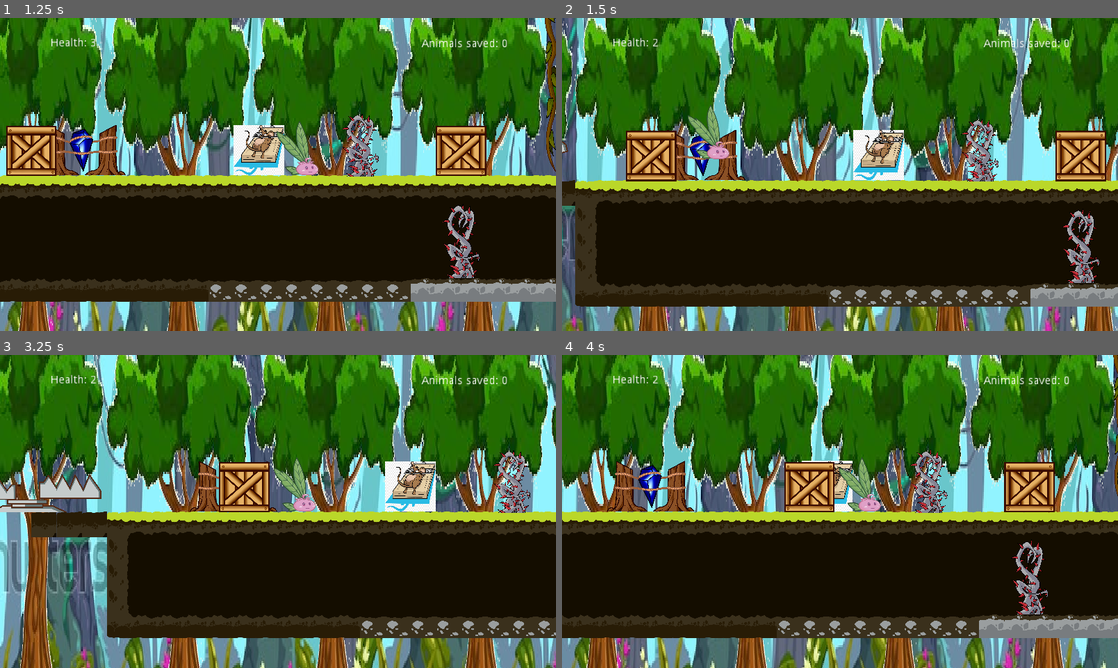
Above: before the commit, frames 1-4 (two rows, left to right).
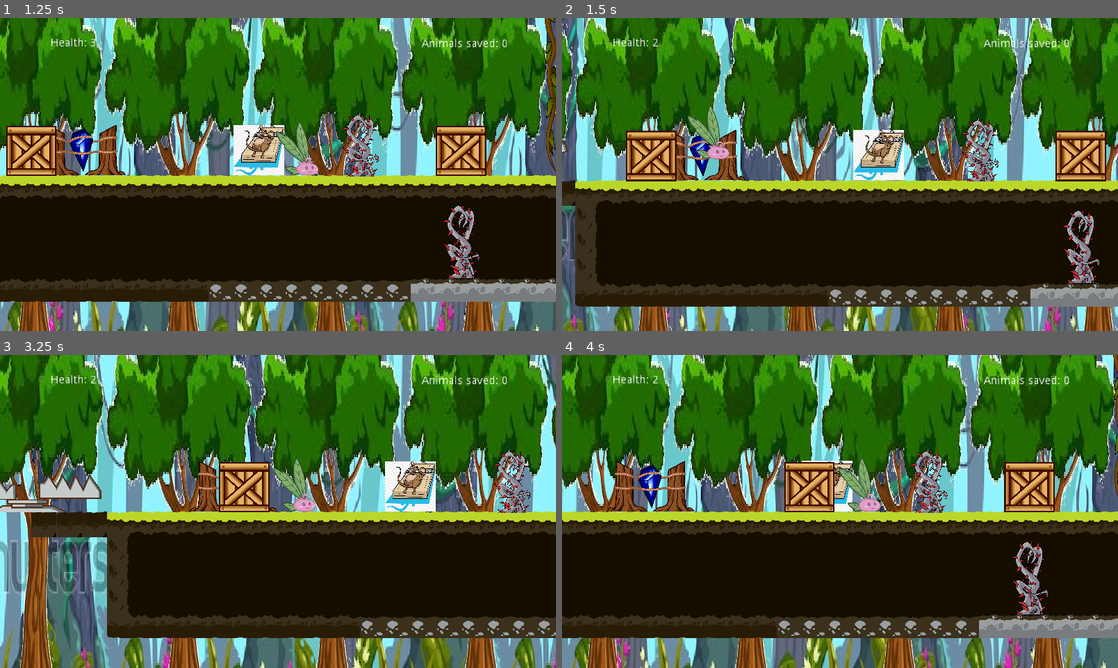
Above: after the commit, the same moments.

Repository: DamianKoch1/OnionsAdventure
Game: Godot game, scene res://Levels/Prototype 0.tscn
Two runs of this game, one before a commit and one after it. Both use one fixed random seed, a clock stepped at 60 frames per second and the inputs below. This scene is started directly instead of the project's main scene.
Inputs:
- Up to frame 1 (1.25 s): hold Right (ui_right) from 0.53 s (still down); tap E (push) at 0.6 s; tap Space (jump) at 0.77, 0.8, 1.07 s
- Up to frame 2 (1.5 s): keep holding Right (ui_right); tap Space (jump) at 1.35 s
- Up to frame 3 (3.25 s): tap Space (jump) at 1.52, 1.82, 2.3, 3.02 s; tap E (push) at 1.55, 2.1, 2.85 s; release Right (ui_right) at 2.03 s; hold Left (ui_left) 2.03-2.78 s; hold Right (ui_right) from 2.78 s (still down)
- Up to frame 4 (4 s): keep holding Right (ui_right); tap Space (jump) at 3.32, 3.6, 3.77 s

Frame 1 is identical in both runs. In frame 2, less than 0.1% of the frame differs, in the area x 13-98%, y 36-52%; in frame 3, less than 0.1%, in the area x 2-95%, y 0-98%; in frame 4, less than 0.1%.

Commit message:
moved node variables in each class to variables to global class, makes objects more independent

Diff:
--- a/Enemies/Enemy.gd
+++ b/Enemies/Enemy.gd
@@ -31,7 +31,7 @@
 			if i >= 20*PI:
 				i = 0
 			pathfollow.unit_offset = acos(cos(i)) / acos(cos(PI))
-		#move from a to a on a path
+		#move from a to a if on a closed path
 		elif pathLooped == true:
 			if i >= 20:
 				i = 0
@@ -56,5 +56,5 @@
 
 func _on_Area2D_body_entered(body):
 	colliding = true
-	if body.name == "Onion":
+	if body == global.player:
 		body.health -= 1
--- a/Enemies/FollowingEnemy.gd
+++ b/Enemies/FollowingEnemy.gd
@@ -1,6 +1,6 @@
 extends "res://Enemies/Enemy.gd"
 
-var player
+
 var startpos
 onready var following = false
 
@@ -38,8 +38,8 @@
 		motion.y += gravity
 		#move towards player if in range
 		if following == true:
-			motion.x = (player.global_position.x - $Enemy.global_position.x)*speed
-			if startpos.distance_to(player.global_position) > loseAggroDistance:
+			motion.x = (global.player.global_position.x - $Enemy.global_position.x)*speed
+			if startpos.distance_to(global.player.global_position) > loseAggroDistance:
 				following = false
 		#move to original position
 		else:
@@ -47,12 +47,11 @@
 		motion = $Enemy.move_and_slide(motion)
 
 func _on_Area2D_body_entered(body):
-	if body.name == "Onion":
+	if body == global.player:
 		body.health -= 1
 
 
 func _on_VisionRange_body_entered(body):
-	if body.name == "Onion":
-		player = body
+	if body == global.player:
 		if following == false:
 			following = true
--- a/Enemies/Worm.gd
+++ b/Enemies/Worm.gd
@@ -1,7 +1,6 @@
 extends "res://Enemies/Enemy.gd"
 
 onready var diggedOut = false
-onready var player = get_parent().find_node("Onion")
 var startpos
 var diggedOutPos
 
@@ -9,7 +8,7 @@
 	startpos = global_position
 	diggedOutPos = $diggedOutPos.global_position
 	i = 0
-	player.connect("loseHp", self, "digDown")
+	global.player.connect("loseHp", self, "digDown")
 
 func _unique_process(delta):
 	#dig in/out of ground depending on player entering different areas
@@ -23,19 +22,19 @@
 
 
 func _on_Area2D_body_entered(body):
-	if body.name == "Onion":
+	if body == global.player:
 		body.health -= 1
 		digDown()
 
 
 func _on_detectRange_body_entered(body):
-	if body.name == "Onion" && diggedOut == false:
+	if body == global.player && diggedOut == false:
 		diggedOut = true
 		i = 0
 
 
 func _on_visionRange_body_entered(body):
-	if body.name == "Onion" && diggedOut == true:
+	if body == global.player && diggedOut == true:
 		digDown()
 
 func digDown():
--- a/Objects/Bouncer/Bouncer.gd
+++ b/Objects/Bouncer/Bouncer.gd
@@ -3,6 +3,7 @@
 export var maxBounceStr = 900
 
 func _on_Bouncer_body_entered(body):
-	if body.name == "Onion":
+	#if body.name == "Onion":
+	if body == global.player:
 		if body.motion.y > 0:
 			body.bounce(min(body.motion.y+5*body.gravity, maxBounceStr))
--- a/Objects/Box/Box.gd
+++ b/Objects/Box/Box.gd
@@ -1,7 +1,6 @@
 extends KinematicBody2D
 
 var motion = Vector2()
-var player
 export var brakeSpeed = 0.08
 onready var isPushed = false
 export var gravity = 12
@@ -12,6 +11,7 @@
 
 
 func _ready():
+	global.player.connect("loseHp", self, "resetPos")
 	getpos()
 
 func getpos():
@@ -22,33 +22,29 @@
 	motion.y += gravity
 	#move with player if being pushed
 	if isPushed == true:
-		motion.x = player.motion.x
-		if abs(player.motion.y) > 60 || abs(motion.y) > 60 || global_position.distance_to(player.global_position) > distance + 30:
+		motion.x = global.player.motion.x
+		if abs(global.player.motion.y) > 60 || abs(motion.y) > 60 || global_position.distance_to(global.player.global_position) > distance + 30:
 			isPushed = false
 	else:
 		motion.x = lerp(motion.x, 0, brakeSpeed)
 	motion = move_and_slide(motion)
 
 func _on_Area2D_body_entered(body):
-	if body.name == "Onion":
-		if player == null:
-			player = body
-			player.connect("loseHp", self, "resetPos")
 		#can press "push"button to push when in range
 		if Input.is_action_just_pressed("push"):
 			if isPushed == true:
 				isPushed = false
 			elif isPushed == false:
 				isPushed = true
-				global_position.x = global_position.x + (global_position.x - player.global_position.x)/4.2
-				distance = abs(global_position.x - player.global_position.x)
+				global_position.x = global_position.x + (global_position.x - global.player.global_position.x)/4.2
+				distance = abs(global_position.x - global.player.global_position.x)
 
 func rayUpdate():
 	#find first object ray downwards hits
 	ray.force_raycast_update()
 	if ray.is_colliding():
 		var col = ray.get_collider()
-		if col.get_class() == "Area2D" || col.name == "Onion":
+		if col.get_class() == "Area2D" || col == global.player:
 			ray.add_exception(col)
 		if global_position.distance_to(ray.get_collision_point()) <= 40:
 			attachTo(col)
@@ -69,6 +65,6 @@
 	global_position = startpos
 
 func _on_damageArea_body_entered(body):
-	if body.name == "Onion":
+	if body == global.player:
 		if motion.y >= 70:
 			body.health = max(body.health - 1, 0)
--- a/Objects/Checkpoint/Checkpoint.gd
+++ b/Objects/Checkpoint/Checkpoint.gd
@@ -1,17 +1,9 @@
 extends Area2D
 
-var spawnpoint
-
-func _ready():
-	#find the spawnpoint node, works if spawnpoint is child of 1st or 2nd parent of self
-	if spawnpoint == null:
-		spawnpoint = get_parent().find_node("Spawnpoint")
-		if spawnpoint == null:
-			spawnpoint = get_parent().get_parent().find_node("Spawnpoint")
 
 func _on_Checkpoint_body_entered(body):
-	if body.name == "Onion":
+	if body == global.player:
 		#move spawnpoint to checkpoint position
-		spawnpoint.global_position = global_position
+		global.spawnpoint.global_position = global_position
 		body.health = global.maxHealth
 		queue_free()
--- a/Objects/Goal/Goal.gd
+++ b/Objects/Goal/Goal.gd
@@ -1,7 +1,7 @@
 extends Area2D
 
 func _on_Goal_body_entered(body):
-	if body.name == "Onion":
+	if body == global.player:
 			loadNextLevel()
 
 func loadNextLevel():
--- a/Objects/Ladder/Ladder.gd
+++ b/Objects/Ladder/Ladder.gd
@@ -1,10 +1,10 @@
 extends Area2D
 
 func _on_Ladder_body_entered(body):
-	if body.name == "Onion":
+	if body == global.player:
 		body.rope = self
 		body.setState(body.climb)
 
 func _on_Ladder_body_exited(body):
-	if body.name == "Onion":
+	if body == global.player:
 		body.setState(body.fall)
--- a/Objects/Obstacles/DamagingObstacle.gd
+++ b/Objects/Obstacles/DamagingObstacle.gd
@@ -1,8 +1,5 @@
 extends Sprite
 
-onready var spawnpoint = get_parent().find_node("Spawnpoint")
-
-
 func _on_Trigger_body_entered(body):
-	if body.name == "Onion":
+	if body == global.player:
 		body.health -= 1
--- a/Objects/Rope/Rope.gd
+++ b/Objects/Rope/Rope.gd
@@ -3,7 +3,7 @@
 export var swingDegrees = 30
 export var swingSpeed = 0.03
 onready var swingAmount = 0
-var player
+
 
 func _physics_process(delta):
 	#pendulum rotation
@@ -13,13 +13,12 @@
 	rotation_degrees = swingDegrees*sin(swingAmount)
 
 func _on_Area2D_body_entered(body):
-	if body.name == "Onion":
-		player = body
+	if body == global.player:
 		body.setState(body.climb)
 		body.rope = self
 
 func _on_Area2D_body_exited(body):
-	if body.name == "Onion":
-		player.setState(player.jump)
+	if body == global.player:
+		global.player.setState(global.player.jump)
 		#bounce when player leaves rope
-		player.bounce(min(abs(rotation_degrees)*660*swingSpeed, 600))
+		global.player.bounce(min(abs(rotation_degrees)*660*swingSpeed, 600))
--- a/Objects/Spawnpoint/Spawnpoint.gd
+++ b/Objects/Spawnpoint/Spawnpoint.gd
@@ -1,15 +1,15 @@
 extends Node2D
 
-var player
+
 
 func _ready():
+	global.spawnpoint = self
 	#make player respawn at own position when taking damage
-	player = get_parent().find_node("Onion")
-	player.connect("loseHp", self, "respawn")
+	global.player.connect("loseHp", self, "respawn")
 
 func respawn():
-	if player.health > 0:
-		player.global_transform = global_transform
-		player.rotation_degrees = 0
-		player.global_scale.x = 0.5
-		player.global_scale.y = 0.5
+	if global.player.health > 0:
+		global.player.global_transform = global_transform
+		global.player.rotation_degrees = 0
+		global.player.global_scale.x = 0.5
+		global.player.global_scale.y = 0.5
--- a/Objects/Trap/Trap.gd
+++ b/Objects/Trap/Trap.gd
@@ -2,7 +2,6 @@
 
 var triggered = false
 onready var snappedBody = $triggeredTrap/CollisionShape2D
-var player
 var triggerCD = 0
 onready var boxPacked = preload("res://Objects/Box/Box.tscn")
 
@@ -12,7 +11,7 @@
 	#hurt player or remove box that triggered trap, called by snap animation
 	if obj != null:
 		snappedBody.disabled = false
-		if obj.name == "Onion":
+		if obj == global.player:
 			obj.health -= 1
 		else:
 			if obj.get_filename() == boxPacked.get_path():
@@ -20,14 +19,7 @@
 
 
 func _ready():
-	#find the player node, works if player is child of 1st or 2nd parent of trap (self)
-	if player == null:
-		player = get_parent().find_node("Onion")
-		if player == null:
-			player = get_parent().get_parent().find_node("Onion")
-			player.connect("loseHp", self, "open")
-		else:
-			player.connect("loseHp", self, "open")
+	global.player.connect("loseHp", self, "open")
 	#disable body of triggered trap
 	snappedBody.disabled = true
 
@@ -40,7 +32,6 @@
 	#make trap snap if triggered
 	if triggered == false && triggerCD == 0:
 		if body.name != "StaticBody2D" && body.name != "TileMap":
-
 			triggerCD = 1
 			triggered = true
 			obj = body
@@ -51,7 +42,7 @@
 	#open trap on player respawn
 	triggerCD = 1
 	if obj != null:
-		if obj.get_filename() == boxPacked.get_path() && player.health >= 1:
+		if obj.get_filename() == boxPacked.get_path() && global.player.health >= 1:
 			var box = boxPacked.instance()
 			get_tree().get_root().add_child(box)
 			box.global_position = obj.startpos
--- a/Objects/interactable NPCs/Biewe/Biewe.gd
+++ b/Objects/interactable NPCs/Biewe/Biewe.gd
@@ -14,7 +14,8 @@
 
 func _on_Area2D_body_entered(body):
 	#call flee function in enemies in range if triggered by player while cooldown is 0
-	if body.name == "Onion" && cd == 0:
+	#if body.name == "Onion" && cd == 0:
+	if body == global.player && cd == 0:
 		cd = bieweCooldown
 		for i in range(0, enemies.size()):
 			if enemies[i].global_position.distance_to(global_position) <= bieweRange:
--- a/Objects/interactable NPCs/FireSalamander/FireSalamander.gd
+++ b/Objects/interactable NPCs/FireSalamander/FireSalamander.gd
@@ -10,14 +10,13 @@
 
 func _ready():
 	if objToDestroyPath != null:
+		global.player.connect("loseHp", self, "resetObj")
 		objToDestroy = get_node(objToDestroyPath)
+		objToDestroyParent = objToDestroy.get_parent()
 
 
 func _on_FireStoneTrigger_body_entered(body):
-	if body.name == "Onion" && objToDestroyPath != null:
-		if player == null:
-			player = body
-			player.connect("loseHp", self, "resetObj")
+	if body == global.player && objToDestroyPath != null:
 		#destroy assigned object if player enters area with certain downwards motion
 		if body.motion.y > body.gravity*10:
 			if triggered == false:
--- a/Objects/interactable NPCs/TrappedNPC/TrappedNPC.gd
+++ b/Objects/interactable NPCs/TrappedNPC/TrappedNPC.gd
@@ -1,12 +1,10 @@
 extends Node2D
 
-var player
 
 func _on_Area2D_body_entered(body):
 	#delete self and increase counter if player presses button in area
-	if body.name == "Onion":
-		player = body
+	if body == global.player:
 		if Input.is_action_just_pressed("push"):
-			player.NPCsavedCount += 1
-			player.emit_signal("NPCsaved")
+			global.player.NPCsavedCount += 1
+			global.player.emit_signal("NPCsaved")
 			queue_free()
--- a/Player/Camera.gd
+++ b/Player/Camera.gd
@@ -1,6 +1,5 @@
 extends Camera2D
 
-onready var player = get_parent().find_node("Onion")
 
 #speed must be in [0, 1]
 export var camSpeed = 0.08
@@ -9,33 +8,31 @@
 export var upDownAmount = 100
 
 func _ready():
-	if player != null:
-		global_position = player.global_position
-		#update hud values on certain signals
-		player.connect("changeHp", self, "updateHp")
-		player.connect("NPCsaved", self, "updateNPCsaved")
-		updateHp()
-		updateNPCsaved()
+	global_position = global.player.global_position
+	#update hud values on certain signals
+	global.player.connect("changeHp", self, "updateHp")
+	global.player.connect("NPCsaved", self, "updateNPCsaved")
+	updateHp()
+	updateNPCsaved()
 
 func _physics_process(delta):
-	if player != null:
-		#move camera to playerposition at certain speed, can move camera up/down while not climbing
-		global_position.x = lerp(global_position.x, player.global_position.x, camSpeed)
-		if player.state != player.climb:
-			if Input.is_action_pressed("ui_down"):
-				global_position.y = lerp(global_position.y, player.global_position.y + upDownAmount, upDownSpeed)
-			elif Input.is_action_pressed("ui_up"):
-				global_position.y = lerp(global_position.y, player.global_position.y - upDownAmount, upDownSpeed)
-			else:
-				global_position.y = lerp(global_position.y, player.global_position.y, upDownSpeed)
+	#move camera to playerposition at certain speed, can move camera up/down while not climbing
+	global_position.x = lerp(global_position.x, global.player.global_position.x, camSpeed)
+	if global.player.state != global.player.climb:
+		if Input.is_action_pressed("ui_down"):
+			global_position.y = lerp(global_position.y, global.player.global_position.y + upDownAmount, upDownSpeed)
+		elif Input.is_action_pressed("ui_up"):
+			global_position.y = lerp(global_position.y, global.player.global_position.y - upDownAmount, upDownSpeed)
 		else:
-			global_position.y = lerp(global_position.y, player.global_position.y, camSpeed)
+			global_position.y = lerp(global_position.y, global.player.global_position.y, upDownSpeed)
+	else:
+		global_position.y = lerp(global_position.y, global.player.global_position.y, camSpeed)
 
 
 
 
 func updateHp():
-	$HP.set_text("Health: "+str(player.health))
+	$HP.set_text("Health: "+str(global.player.health))
 
 func updateNPCsaved():
-	$NPCsSaved.set_text("Animals saved: "+str(player.NPCsavedCount))
+	$NPCsSaved.set_text("Animals saved: "+str(global.player.NPCsavedCount))
--- a/Player/Player.gd
+++ b/Player/Player.gd
@@ -82,6 +82,7 @@
 			$AnimationPlayer.stop()
 
 func _ready():
+	global.player = self
 	setState(idle)
 	health = global.maxHealth
 	global.currLevelId = int(get_parent().name)
--- a/global.gd
+++ b/global.gd
@@ -4,3 +4,7 @@
 var currLevelId = 0
 
 var maxHealth = 3
+
+#object variables needed from start, assigned by their own scripts onready
+var player
+var spawnpoint
